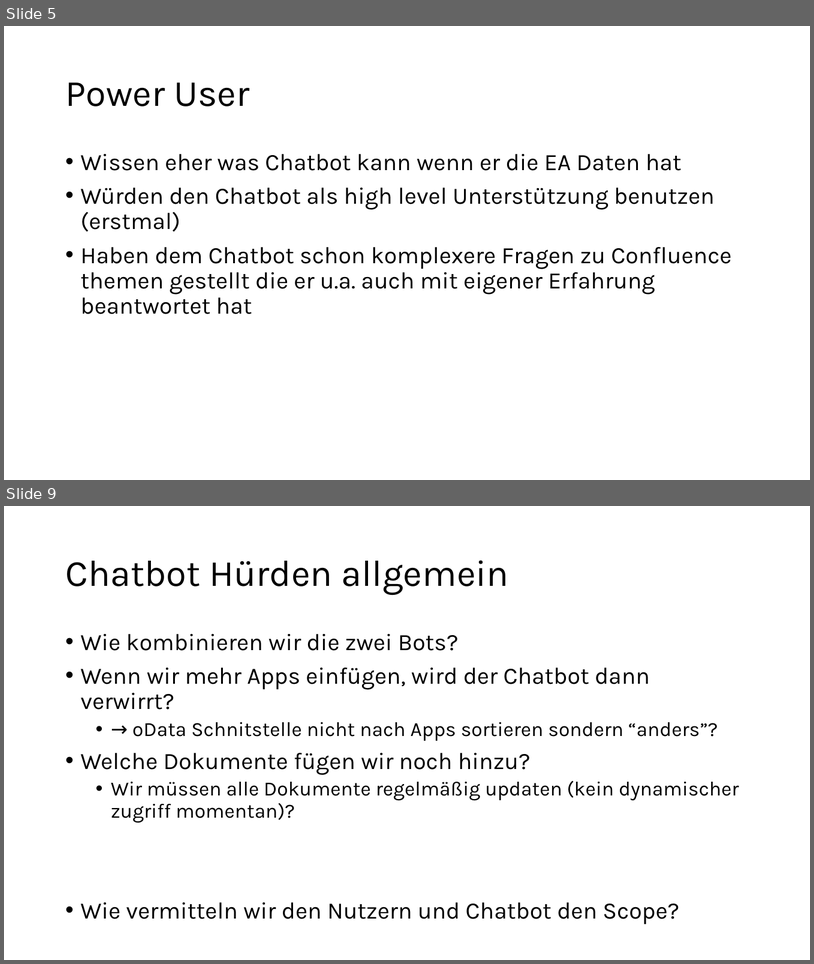
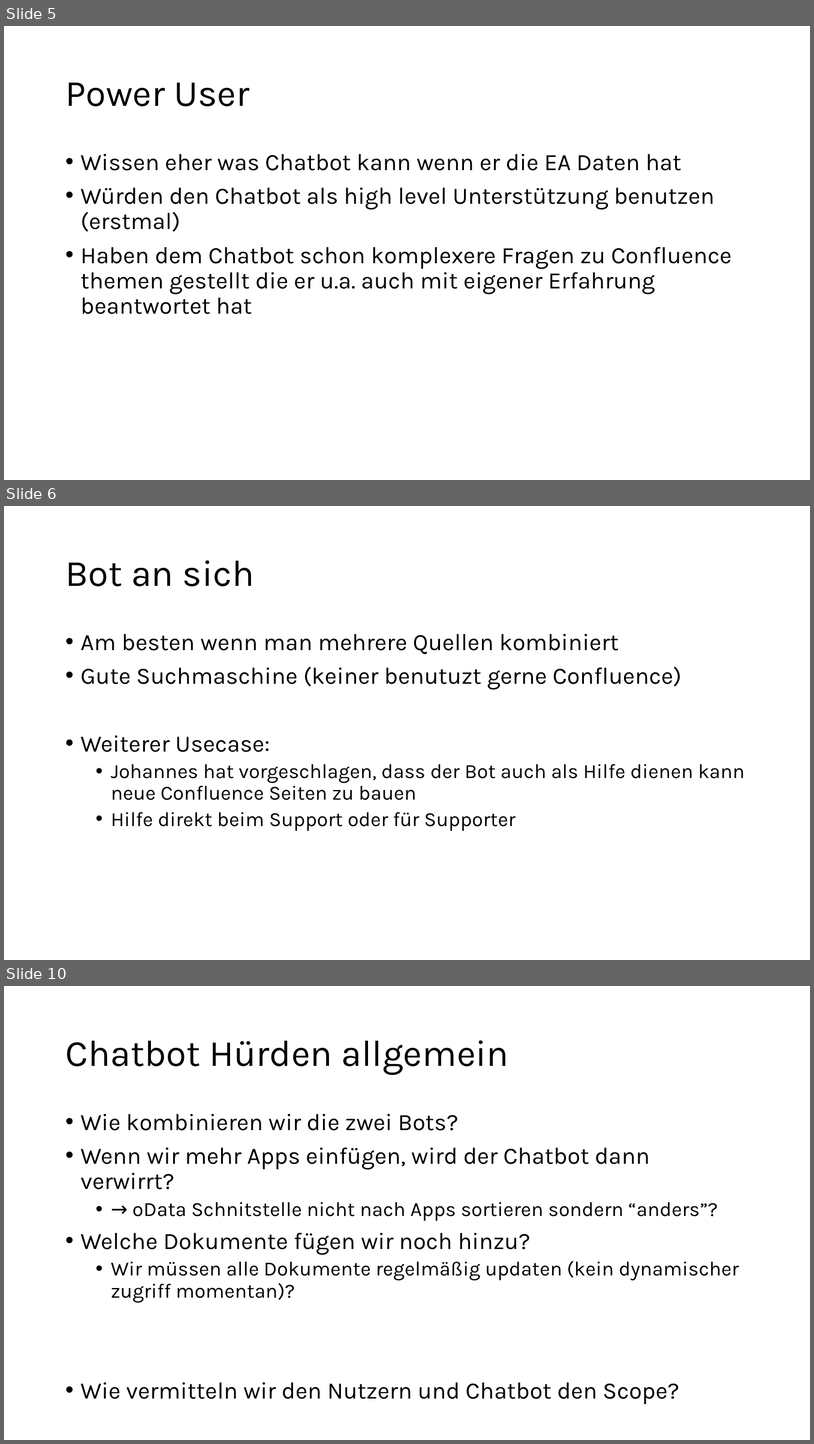
Before and after one commit to gladklo/bachelorThesis, a slide deck: Nico-Silas.pptx. Shown one above the other, each under a label of ours: slides 5 and 9 before the commit, slides 5, 6 and 10 after it; the slides between them are not shown. The pictures are 814x964 and 814x1444 pixels, drawn with LibreOffice and Linux fonts; fonts in the diff are those of the drawing. Boxes give left, top, right and bottom in pixels: in the first picture for what was removed or moved away, otherwise in the second. Text is boxed around its words. In the diff, an @@ line names an element or a change of style, - is before the commit and + after.

```diff
--- a/Nico-Silas.pptx
+++ b/Nico-Silas.pptx
@@ slide 6 added at (x1=4, y1=506, x2=810, y2=960), background #FFFFFF @@
@@ title added at (x1=65, y1=560, x2=255, y2=586), 44 pt, text #000000 @@
+Bot an sich
@@ text added at (x1=81, y1=634, x2=745, y2=831), 24 pt, text #000000 @@
+• Am besten wenn man mehrere Quellen kombiniert
+• Gute Suchmaschine (keiner benutuzt gerne Confluence)
+• Weiterer Usecase:
+  • Johannes hat vorgeschlagen, dass der Bot auch als Hilfe dienen kann neue Confluence Seiten zu bauen
+  • Hilfe direkt beim Support oder für Supporter
@@ what was slide 9 is now slide 10 @@
```
Also in this commit, not shown: 4 slides changed, 1 other slide added, 1 slide removed, 12 other files.
